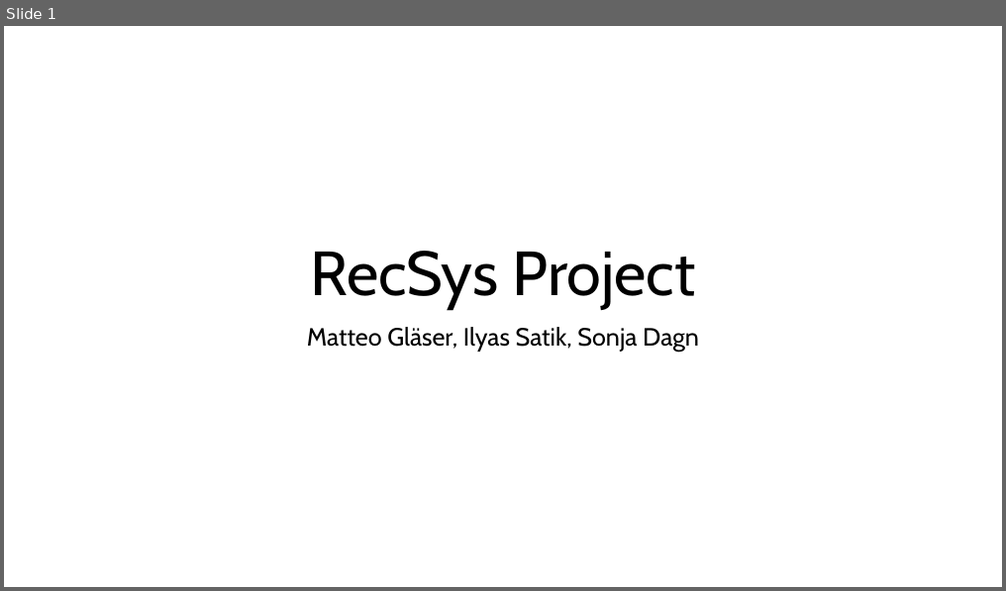
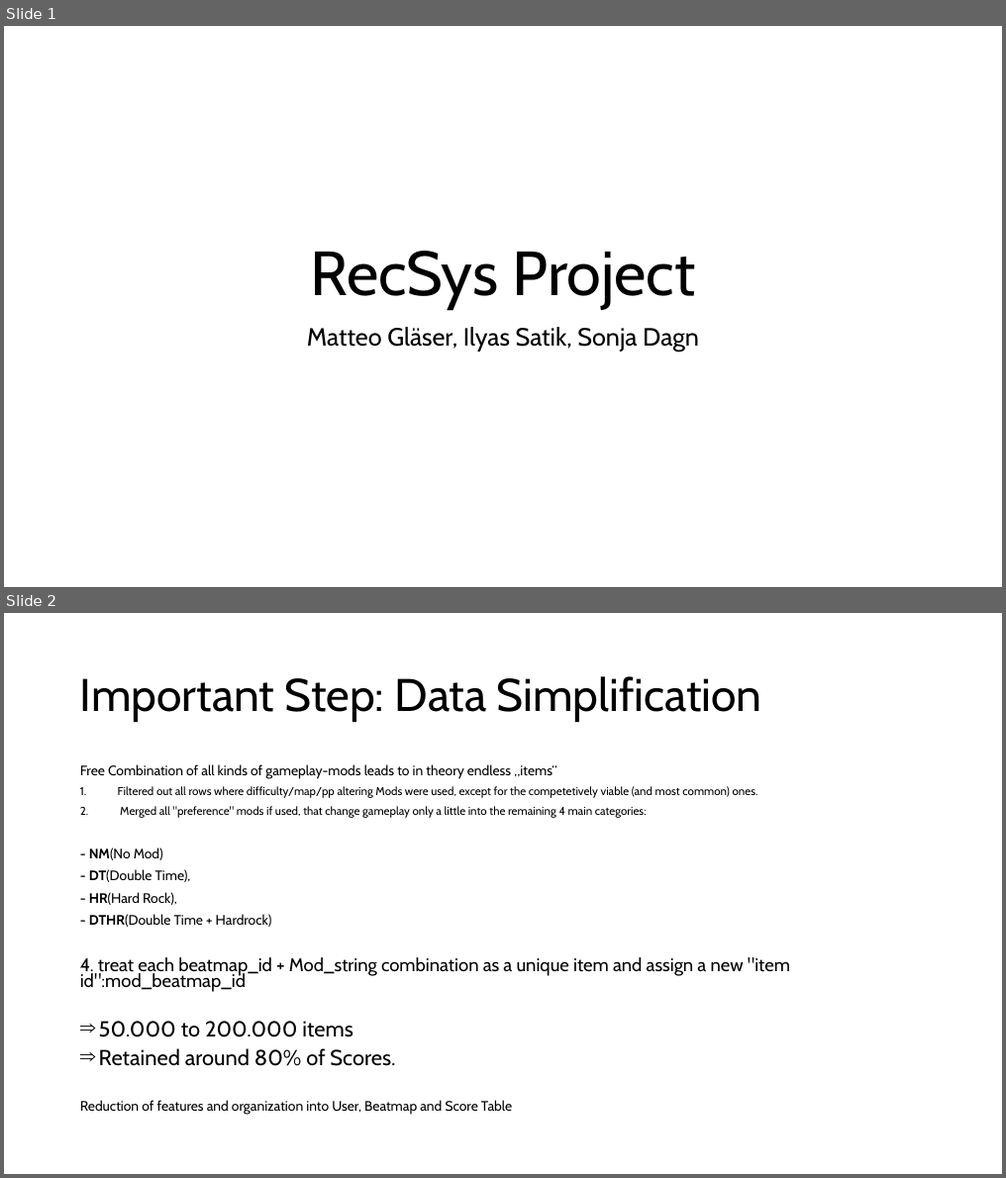
Before and after one commit to mattik01/Osu-RecSys-Study, a slide deck: documentation/Data Analysis.pptx. Shown one above the other, each under a label of ours: slide 1 before the commit, slides 1 and 2 after it. The pictures are 1006x591 and 1006x1178 pixels, drawn with LibreOffice and Linux fonts; fonts in the diff are those of the drawing. Boxes give left, top, right and bottom in pixels: in the first picture for what was removed or moved away, otherwise in the second. Text is boxed around its words. In the diff, an @@ line names an element or a change of style, - is before the commit and + after.

```diff
--- a/documentation/Data Analysis.pptx
+++ b/documentation/Data Analysis.pptx
@@ slide 2 added at <box>4,613,1002,1174</box>, background #FFFFFF @@
@@ title added at <box>80,676,762,722</box>, 44 pt, text #000000 @@
+Important Step: Data Simplification
@@ text added at <box>80,764,790,1115</box>, 11 pt, text #000000 @@
+Free Combination of all kinds of gameplay-mods leads to in theory endless „items“
+1. Filtered out all rows where difficulty/map/pp altering Mods were used, except for the competetively viable (and most common) ones.
+2. Merged all "preference" mods if used, that change gameplay only a little into the remaining 4 main categories:
+- NM(No Mod)
+- DT(Double Time),
+- HR(Hard Rock),
+- DTHR(Double Time + Hardrock)
+4. treat each beatmap_id + Mod_string combination as a unique item and assign a new "item id":mod_beatmap_id
+⇒ 50.000 to 200.000 items
+⇒ Retained around 80% of Scores.
+Reduction of features and organization into User, Beatmap and Score Table
```
Also in this commit, not shown: 3 slides changed, 4 other slides added, 1 slide removed, 42 other files.
